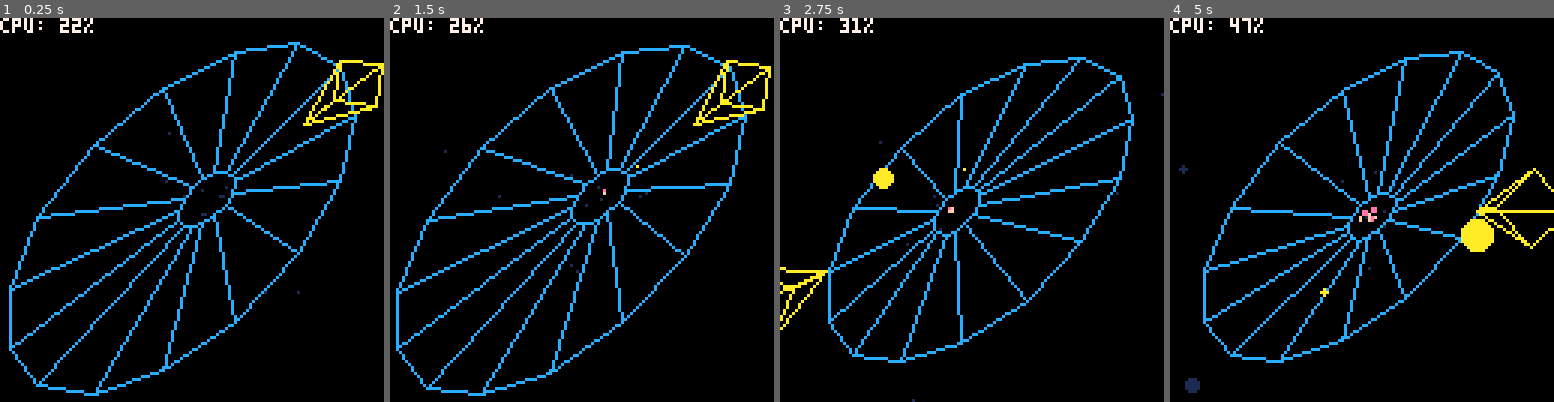
Above: before the commit, frames 1-4 (left to right).
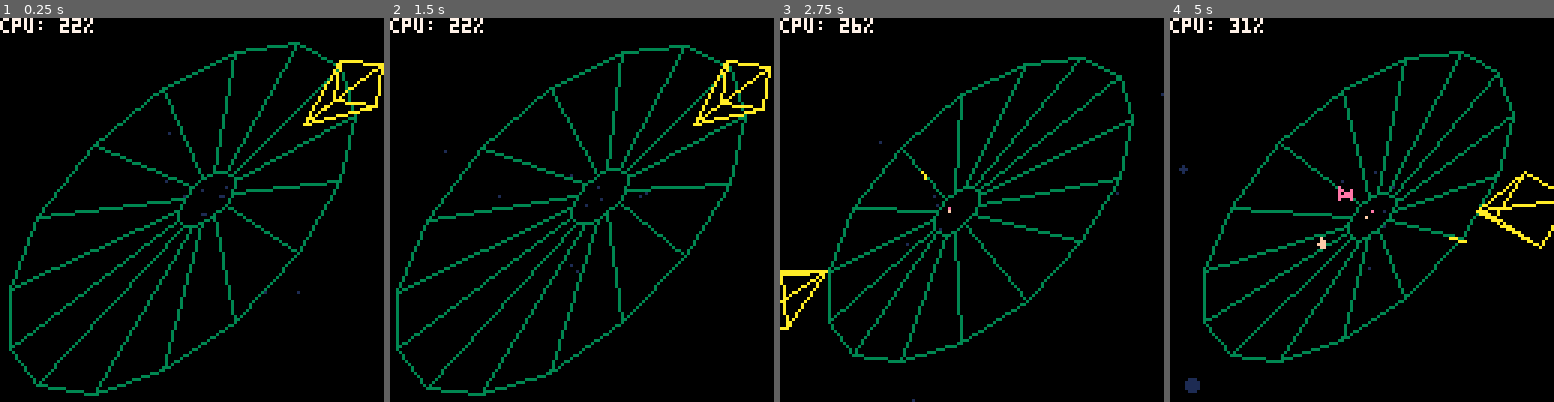
Above: after the commit, the same moments.

Repository: tesselode/web-pilot
Game: PICO-8 cartridge t1k.p8
Same seed, same stepped clock (60 frames per second), same inputs: the game is played once before the commit and once after it.
Inputs:
- Up to frame 1 (0.25 s): no input
- Up to frame 2 (1.5 s): tap X (X key) at 0.33, 1.07 s; tap O (Z key) at 0.7 s
- Up to frame 3 (2.75 s): hold Right 1.6-2.1 s; tap O (Z key) at 1.7, 2.1, 2.5 s; tap X (X key) at 1.85 s; hold Right from 2.47 s (still down)
- Up to frame 4 (5 s): tap O (Z key) every 0.4 s from 2.9 to 4.9 s; tap X (X key) at 2.97, 4.08 s; release Right at 3.03 s; hold Left 3.08-3.58 s; hold Right 4.02-4.68 s

The runs differ from the first frame. In frame 1, 6.0% of the frame differs, in the area x 2-93%, y 6-99%; in frame 2, 6.0%; in frame 3, 6.0%; in frame 4, 7.0%, in the area x 8-100%, y 0-90%.

Commit message:
idea: you can only shoot on the lines

Diff:
--- a/t1k.p8
+++ b/t1k.p8
@@ -259,18 +259,18 @@
 end
 
 function class.player:draw(p3d)
-	local r = atan2(self.x - 64, self.y - 64)
+	local r = atan2(self.x - 64, self.y - 64) + self.velocity * (2/3)
 	model.player:draw(p3d, self.x, self.y, self.z, r, 8, 8, 1, 10)
 end
 
 class.player_bullet = class.physical:extend()
 
-class.player_bullet.radius = 3
-class.player_bullet.speed = .0025
+class.player_bullet.radius = 1
+class.player_bullet.speed = .005
 
 function class.player_bullet:new(web, position, z)
 	self.web = web
-	self.position = position
+	self.position = flr(position) + .5
 	self.z = z
 end
 
@@ -286,7 +286,7 @@
 end
 
 function class.player_bullet:draw(p3d)
-	p3d:circfill(self.x, self.y, self.z, 3, 10)
+	p3d:line(self.x, self.y, self.z, self.x, self.y, self.z + .01, 10)
 end
 
 class.flipper = class.physical:extend()
@@ -300,7 +300,7 @@
 	self.p3d = p3d
 	self.web = web
 	self.entities = entities
-	self.position = position
+	self.position = position + .5
 	self.z = z
 	self.small = small
 	self.radius = small and 2 or 4
@@ -319,7 +319,9 @@
 		return
 	end
 
-	if self.z < 1 then
+	if self.z < self.web.min_z then
+		self.z += self.speed * 3
+	elseif self.z < 1 then
 		self.z += self.speed
 		if self.z > 1 then self.z = 1 end
 	end
@@ -336,8 +338,8 @@
 		end
 	end
 	if self.flip_direction ~= 0 then
-		self.flip_progress += self.flip_speed * (self.small and 2 or 1)
-		self.position += self.flip_speed * self.flip_direction * (self.small and 2 or 1)
+		self.flip_progress += self.flip_speed
+		self.position += self.flip_speed * self.flip_direction * (self.small and .5 or 1)
 		self.r += self.flip_speed * self.flip_direction / 2 * (self.small and 2 or 1)
 		if self.flip_progress >= 1 then
 			self.flip_direction = 0
@@ -348,13 +350,14 @@
 function class.flipper:collide(other)
 	if other:is(class.player) and self.z == 1 and self.flip_direction == 0 then
 		other.caught = self
-		self.dragging = true
+		self.dragging = other
 	end
 	if other:is(class.player_bullet) then
 		for i = 1, 5 do
 			add(self.entities, class.particle(self.x, self.y, self.z, self.small and 15 or 14))
 		end
 		self.dead = true
+		if self.dragging then self.dragging.caught = false end
 		add(self.entities, class.score_popup(self.small and '200' or '100', self.p3d:to2d(self.x, self.y, self.z)))
 	end
 end
@@ -464,7 +467,7 @@
 end
 
 function state.gameplay:update()
-	self.spawn_timer -= 1/60
+	self.spawn_timer -= 1/120
 	while self.spawn_timer <= 0 do
 		self.spawn_timer += 1
 		add(self.entities, class.flipper(self.p3d, self.web, self.entities, flr(rnd(#self.web.points)), 0.75))
@@ -508,7 +511,7 @@
 
 function state.gameplay:draw()
 	for star in all(self.stars) do star:draw(self.p3d) end
-	self.web:draw(self.p3d, self.player.caught and 8 or 12)
+	self.web:draw(self.p3d, self.player.caught and 8 or 3)
 	for entity in all(self.entities) do
 		entity:draw(self.p3d)
 	end
